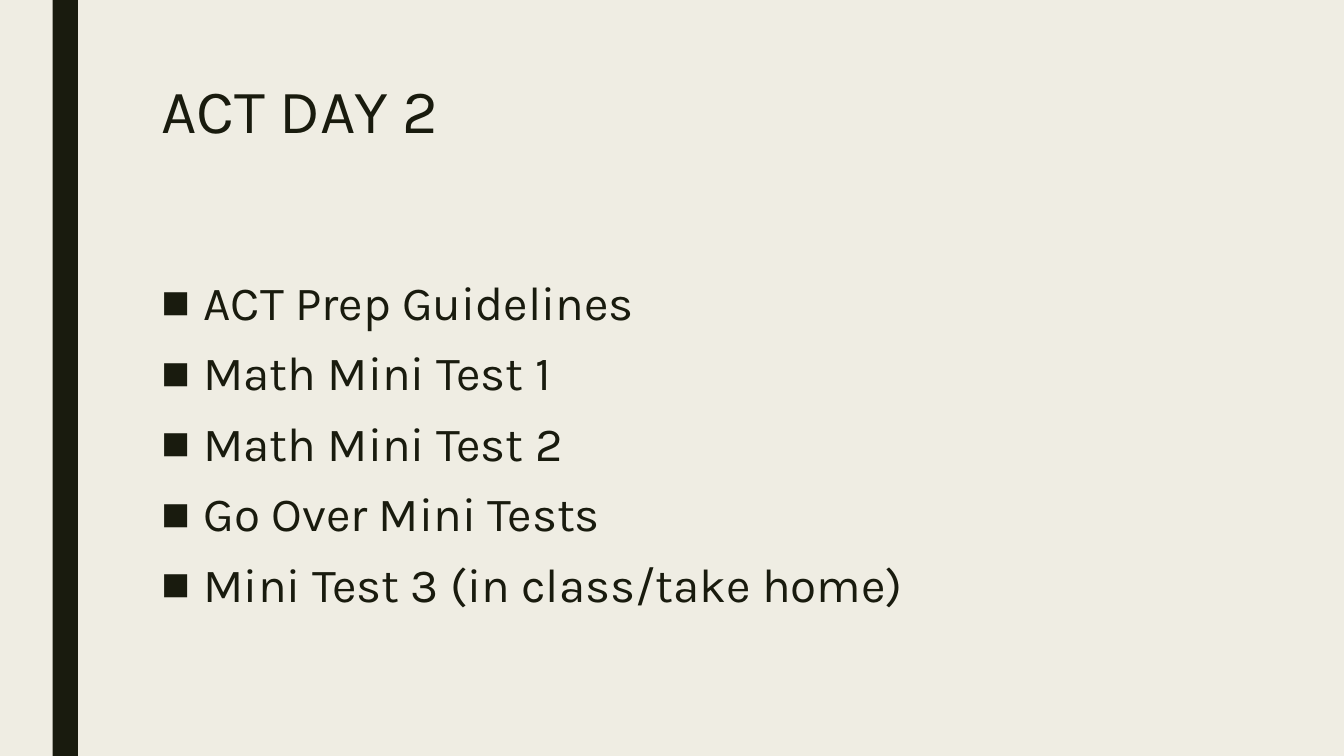
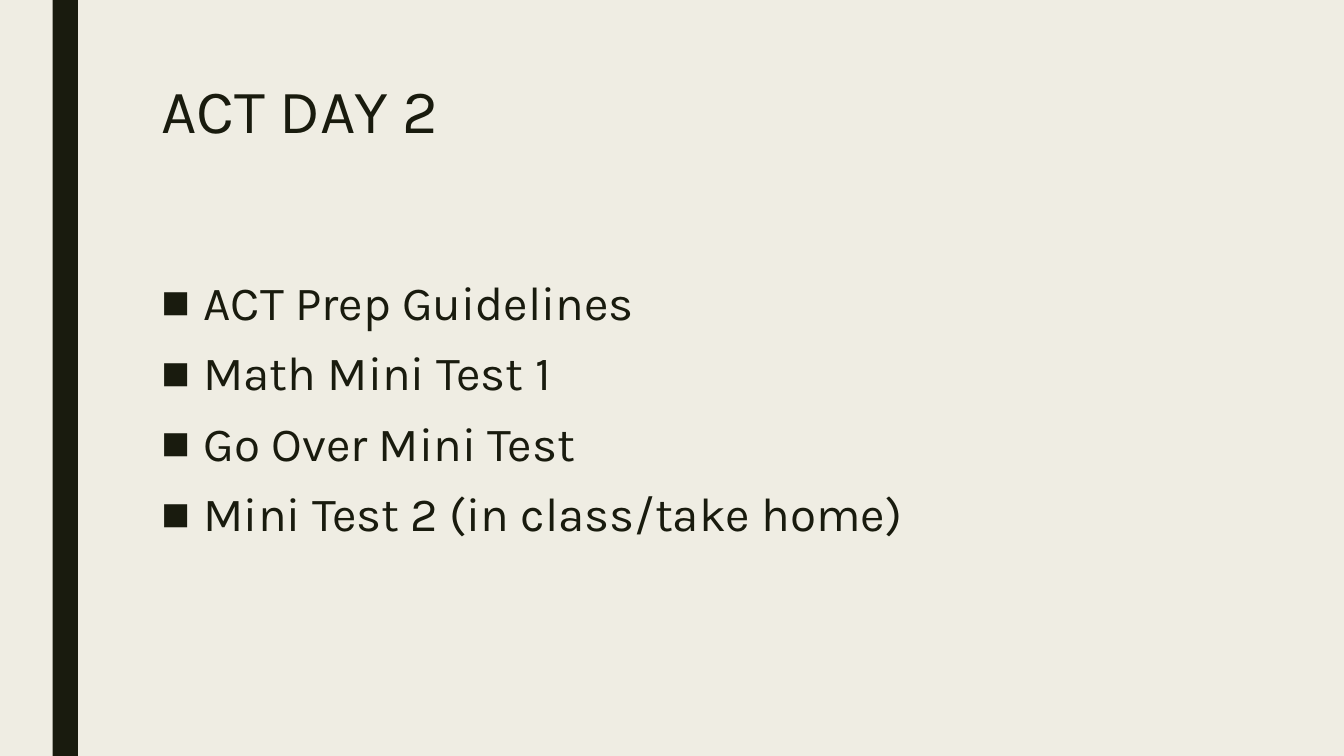
Before and after one commit to codecuddy/algebra_3-4, a slide deck: slide 2 of _PowerPoints/2nd Semester/Unit 7 ACT/Algebra4_Day_062 Math Mini Test.pptx. Drawn at 1344x756 pixels with LibreOffice and Linux fonts; fonts in the diff are those of the drawing. Boxes give left, top, right and bottom in pixels: in the first picture for what was removed or moved away, otherwise in the second. Text is boxed around its words. In the diff, an @@ line names an element or a change of style, - is before the commit and + after.

Commit message:
update day 62 and 63 slides

```diff
--- a/_PowerPoints/2nd Semester/Unit 7 ACT/Algebra4_Day_062 Math Mini Test.pptx
+++ b/_PowerPoints/2nd Semester/Unit 7 ACT/Algebra4_Day_062 Math Mini Test.pptx
@@ text at (204, 428, 902, 536): text changed @@
-■ Math Mini Test 2
-■ Go Over Mini Tests
-■ Mini Test 3 (in class/take home)
+■ Go Over Mini Test
+■ Mini Test 2 (in class/take home)
```
Also in this commit, not shown: 1 other slide changed, 3 other files.
